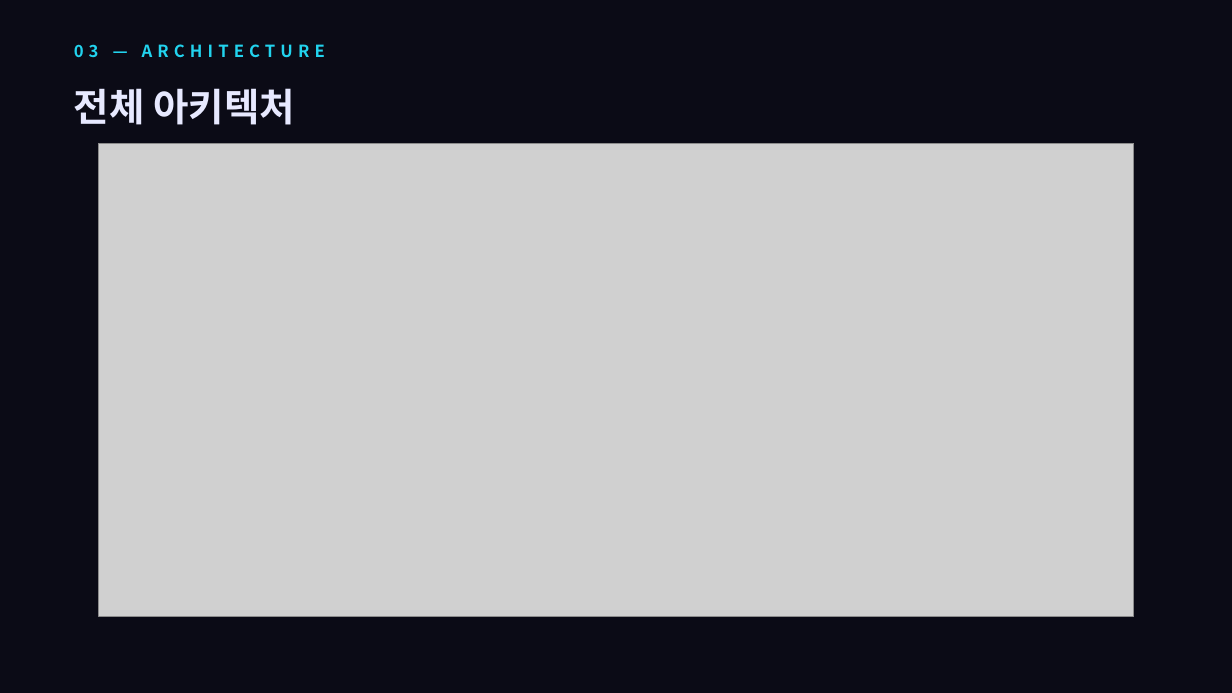
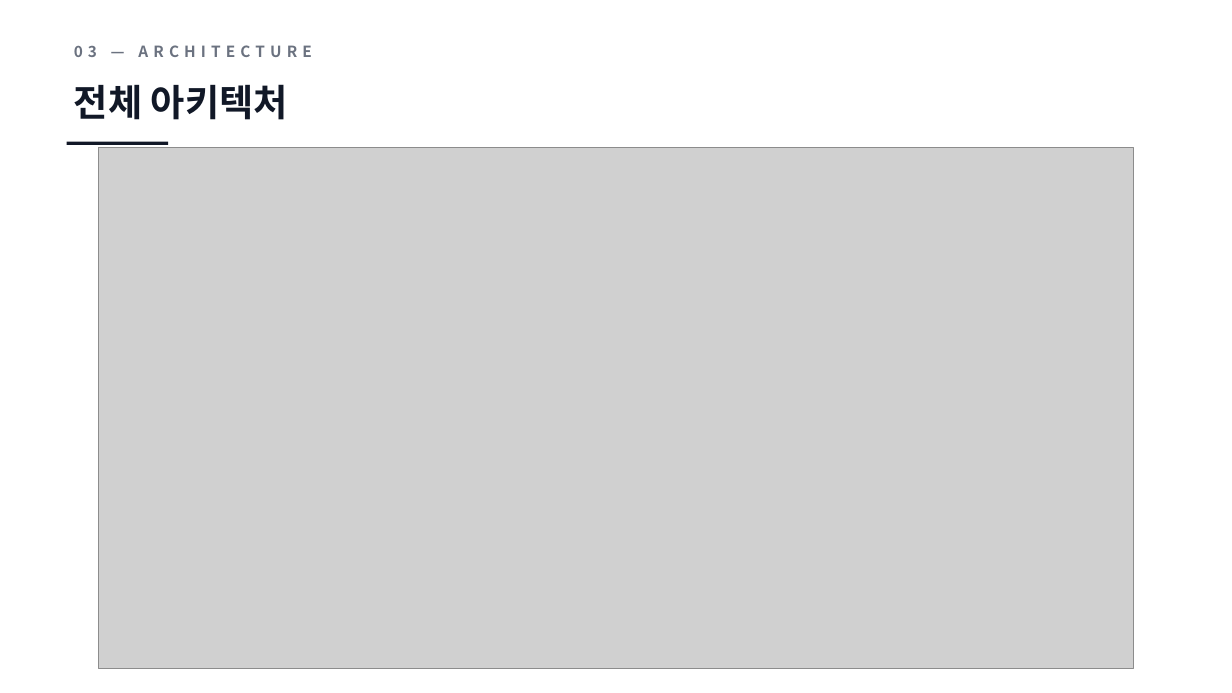
Before and after one commit to dak-ori/cloud_holdem, a slide deck: slide 4 of docs/presentation/cloud-holdem-발표.pptx. Drawn at 1232x693 pixels with LibreOffice and Linux fonts; fonts in the diff are those of the drawing; grey boxes stand for pictures. Boxes give left, top, right and bottom in pixels: in the first picture for what was removed or moved away, otherwise in the second. Text is boxed around its words. In the diff, an @@ line names an element or a change of style, - is before the commit and + after.

```diff
--- a/docs/presentation/cloud-holdem-발표.pptx
+++ b/docs/presentation/cloud-holdem-발표.pptx
@@ background #0B0B16 to #FFFFFF @@
@@ text "03 — ARCHITECTURE" at box(74, 45, 311, 57): size 13 to 12 pt, text colour #22D3EE to #6B7280 @@
@@ text "전체 아키텍처" at box(74, 84, 288, 120): size 30 to 29 pt, text colour #E7E9FF to #111827 @@
@@ line added from (67, 143) to (168, 143), #111827 2.5 pt @@
@@ picture: place and size @@
-picture at box(99, 143, 1134, 616)
+picture at box(99, 148, 1134, 668)
```
Also in this commit, not shown: 5 other slides changed, 11 slides added, 9 slides removed, 6 other files.
